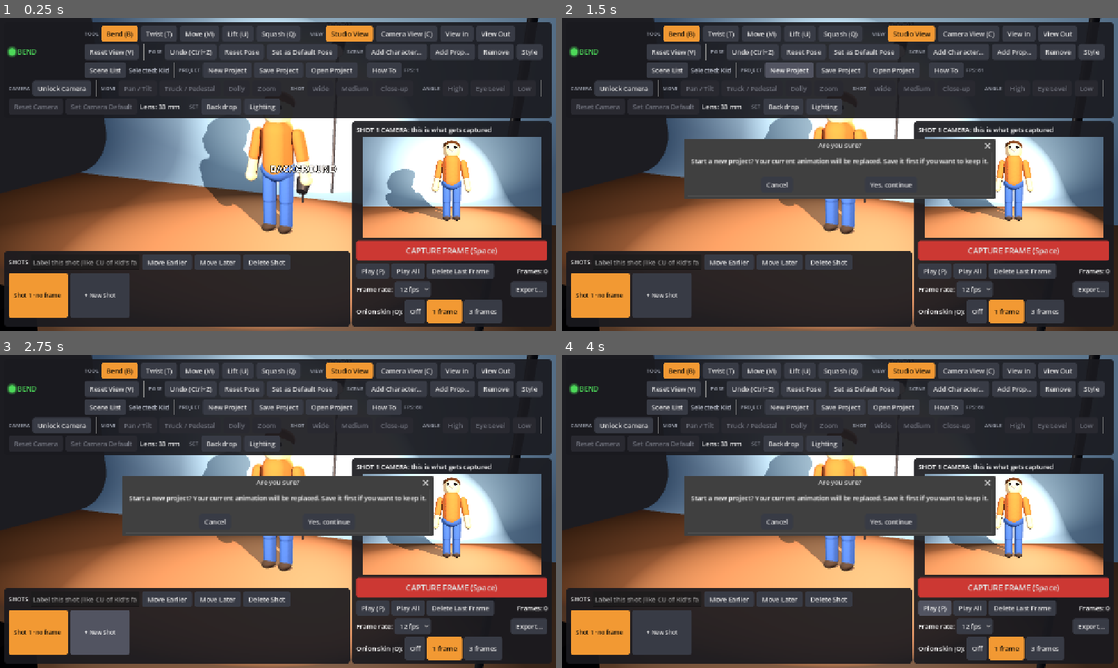
Above: before the commit, frames 1-4 (two rows, left to right).
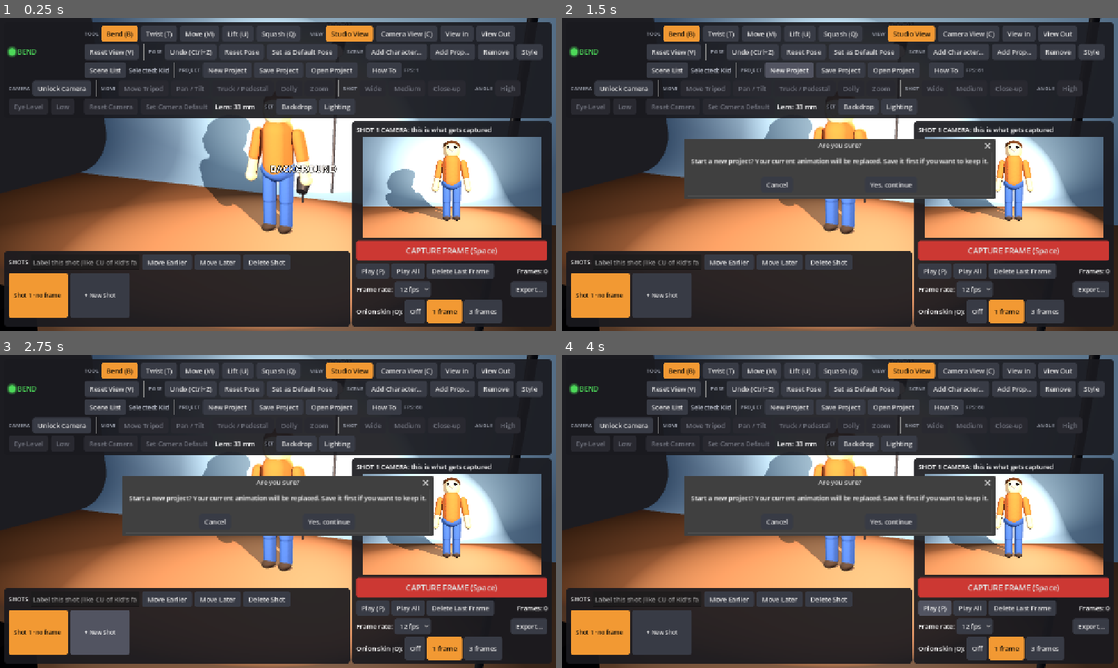
Above: after the commit, the same moments.

Repository: twalsh95/virtual-claymation-studio
Game: Godot game, scene res://scenes/main.tscn
Two runs of this game, one before a commit and one after it. Both use one fixed random seed, a clock stepped at 60 frames per second and the inputs below.
Inputs:
- Up to frame 1 (0.25 s): no input
- Up to frame 2 (1.5 s): click "New Project" at 0.5 s; click "New Project" at 1.25 s
- Up to frame 3 (2.75 s): click "+ New Shot" at 2 s
- Up to frame 4 (4 s): click "+ New Shot" at 2.75 s; click "Play (P)" at 3.5 s

The runs differ from the first frame. In frame 1, 1.1% of the frame differs, in the area x 3-98%, y 19-31%; in frame 2, 1.1%; in frame 3, 1.1%; in frame 4, 1.1%.

Commit message:
Camera: Move Tripod tool; grabbing the tripod always works
Once a camera tool like Pan/Tilt was chosen, every drag did that tool,
so there was no way back to sliding the tripod freely. Adds a Move
Tripod tool (drag anywhere to slide the camera; in Camera View it
slides by mouse movement), and grabbing the tripod in Studio View now
slides it whatever camera tool is chosen. Also records Tom's notes:
Sets and the UI pass.

Co-Authored-By: Claude Opus 5.5 <noreply@anthropic.com>

Diff:
--- a/Godot project/scripts/studio.gd
+++ b/Godot project/scripts/studio.gd
@@ -175,7 +175,8 @@
 const SHOT_CAPTURE_MASK := LAYER_WORLD
 
 const POSE_TOOLS := ["bend", "twist", "move", "lift", "squash"]
-const CAMERA_TOOLS := ["pan", "truck", "dolly", "zoom"]
+const CAMERA_TOOLS := ["tripod", "pan", "truck", "dolly", "zoom"]
+const TRIPOD_SPEED := 0.006
 const MODE_INFO := {
 	"bend": ["BEND", Color(0.3, 0.85, 0.35)],
 	"twist": ["TWIST", Color(1.0, 0.85, 0.2)],
@@ -187,7 +188,7 @@
 }
 const TOOL_NAMES := {
 	"bend": "Bend", "twist": "Twist", "move": "Move", "lift": "Lift", "squash": "Squash",
-	"pan": "Pan / Tilt", "truck": "Truck / Pedestal", "dolly": "Dolly", "zoom": "Zoom",
+	"tripod": "Move Tripod", "pan": "Pan / Tilt", "truck": "Truck / Pedestal", "dolly": "Dolly", "zoom": "Zoom",
 }
 
 # Work view: the camera the animator looks through while posing.
@@ -1717,6 +1718,12 @@
 func _camera_drag(rel: Vector2) -> void:
 	var t := shot_camera.global_transform
 	match drag_mode:
+		"tripod":
+			# Camera View: slide the whole tripod across the table, keeping its height and aim.
+			# Left/right moves sideways, up/down moves forward and back.
+			var flat_right := Vector3(t.basis.x.x, 0, t.basis.x.z).normalized()
+			var flat_forward := Vector3(-t.basis.z.x, 0, -t.basis.z.z).normalized()
+			t.origin += flat_right * rel.x * TRIPOD_SPEED + flat_forward * -rel.y * TRIPOD_SPEED
 		"pan":
 			# Swivel in place: left/right turns (pan), up/down tips (tilt). The horizon stays level.
 			var b := Basis(Vector3.UP, -rel.x * CAM_TURN_SPEED) * t.basis
@@ -1903,8 +1910,13 @@
 	dragging = true
 	undo_pending = false
 
-	# Camera tools move the camera wherever you drag.
+	# Camera tools move the camera wherever you drag. In Studio View, though, grabbing the tripod itself
+	# always slides it (whatever camera tool is chosen), and with Move Tripod any drag slides it.
 	if current_tool in CAMERA_TOOLS:
+		if not camera_view:
+			var tripod_t := _pick_camera(screen_pos)
+			if (tripod_t < INF or current_tool == "tripod") and _start_tripod_grab(screen_pos, tripod_t):
+				return
 		drag_mode = current_tool
 		undo_pending = true
 		Input.set_default_cursor_shape(Input.CURSOR_DRAG)
@@ -1941,15 +1953,7 @@
 			drag_mode = "none"
 			_flash_status("The camera is locked. Press Unlock Camera (L) to move it.")
 			return
-		var origin := work_camera.project_ray_origin(screen_pos)
-		var dir := work_camera.project_ray_normal(screen_pos)
-		var cam_point := origin + dir * cam_t
-		move_plane_y = cam_point.y
-		move_offset = shot_camera.global_position - cam_point
-		drag_mode = "grab_camera"
-		undo_pending = true
-		_update_indicator()
-		Input.set_default_cursor_shape(Input.CURSOR_DRAG)
+		_start_tripod_grab(screen_pos, cam_t)
 		return
 
 	if hit.is_empty():
@@ -2017,10 +2021,14 @@
 	if current_tool in CAMERA_TOOLS:
 		_set_highlight({})
 		hovered = {}
-		_set_camera_glow(false)
 		hovered_light = ""
 		_set_lamp_glow("")
-		Input.set_default_cursor_shape(Input.CURSOR_MOVE)
+		# The tripod still glows under the cursor, since grabbing it slides it.
+		var over_tripod := _pick_camera(screen_pos) < INF
+		if over_tripod != hovered_camera:
+			hovered_camera = over_tripod
+			_set_camera_glow(over_tripod)
+		Input.set_default_cursor_shape(Input.CURSOR_POINTING_HAND if over_tripod else Input.CURSOR_MOVE)
 		return
 	var hit := _pick_part(screen_pos)
 	var cam_t := _pick_camera(screen_pos)
@@ -2287,6 +2295,29 @@
 	root.position = p
 
 
+## Starts sliding the tripod in Studio View. tripod_t: how far along the cursor ray the tripod was hit,
+## or INF when the drag started elsewhere (Move Tripod), in which case the grab point is level with the camera.
+## Returns false if there's nothing to grab from (the cursor points up into the sky).
+func _start_tripod_grab(screen_pos: Vector2, tripod_t: float) -> bool:
+	var origin := work_camera.project_ray_origin(screen_pos)
+	var dir := work_camera.project_ray_normal(screen_pos)
+	var point: Vector3
+	if tripod_t < INF:
+		point = origin + dir * tripod_t
+	else:
+		var hit_v: Variant = Plane(Vector3.UP, shot_camera.global_position.y).intersects_ray(origin, dir)
+		if hit_v == null:
+			return false
+		point = hit_v
+	move_plane_y = point.y
+	move_offset = shot_camera.global_position - point
+	drag_mode = "grab_camera"
+	undo_pending = true
+	_update_indicator()
+	Input.set_default_cursor_shape(Input.CURSOR_DRAG)
+	return true
+
+
 ## Grabbing the tripod: it slides across the table under the cursor, keeping its height and aim.
 func _grab_camera_to(screen_pos: Vector2) -> void:
 	var hit_v: Variant = _ray_hit_plane(screen_pos, Plane(Vector3.UP, move_plane_y))
@@ -2487,10 +2518,10 @@
 
 	# Small label by the cursor naming what a drag will do.
 	var label_text := ""
-	if current_tool in CAMERA_TOOLS:
+	if hovered_camera or drag_mode == "grab_camera":
+		label_text = "Move Camera"
+	elif current_tool in CAMERA_TOOLS:
 		label_text = TOOL_NAMES[current_tool]
-	elif hovered_camera or drag_mode == "grab_camera":
-		label_text = "Move Camera"
 	elif drag_mode == "grab_light" or hovered_light != "":
 		var role := grab_light_role if drag_mode == "grab_light" else hovered_light
 		label_text = "Move %s Light" % LIGHT_INFO[role][0]
@@ -4352,6 +4383,7 @@
 	_add_divider(cam_flow)
 	_add_group_label(cam_flow, "MOVE")
 	for entry in [
+		["tripod", "Move Tripod", "Slide the whole camera and tripod around the table. It keeps its height and where it's pointing. (In Studio View you can also grab the tripod anytime.)"],
 		["pan", "Pan / Tilt", "Swivel the camera in place. Drag left/right to pan, up/down to tilt."],
 		["truck", "Truck / Pedestal", "Slide the camera without turning it. Left/right is a truck, up/down is a pedestal."],
 		["dolly", "Dolly", "Move the camera toward or away from what it's pointing at. Drag up to dolly in."],
Not shown, changed: CLAUDE.md
Not shown, changed: Virtual Claymation Studio Design Document.md
Not shown, changed: docs/index.pck
